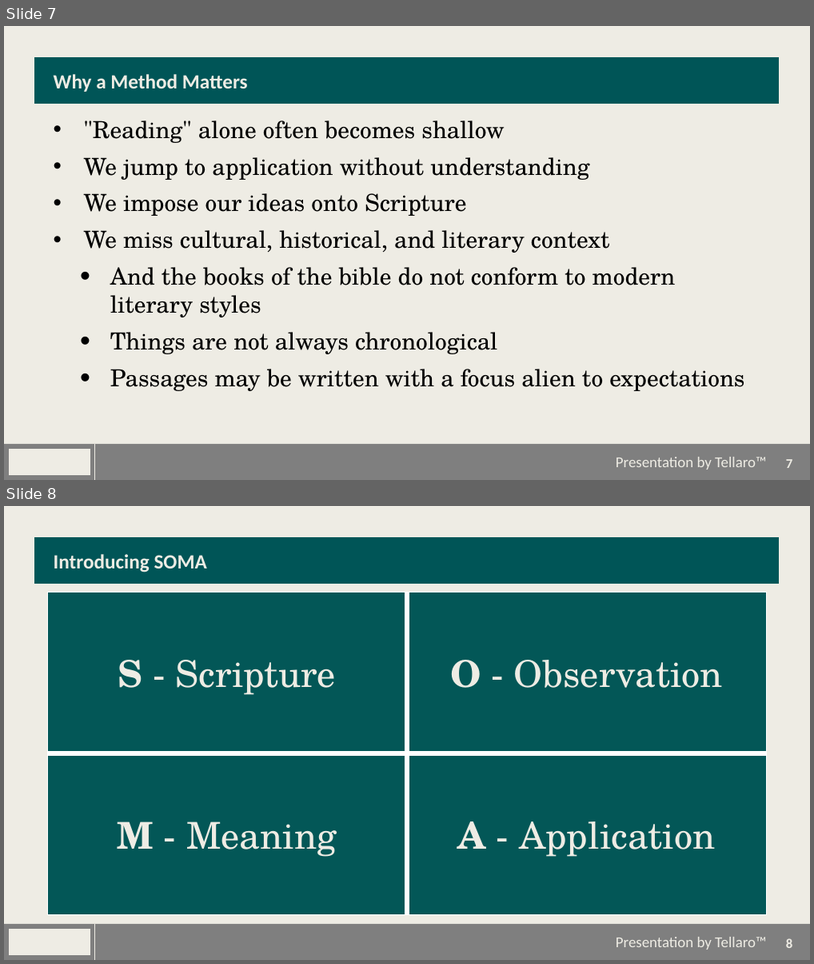
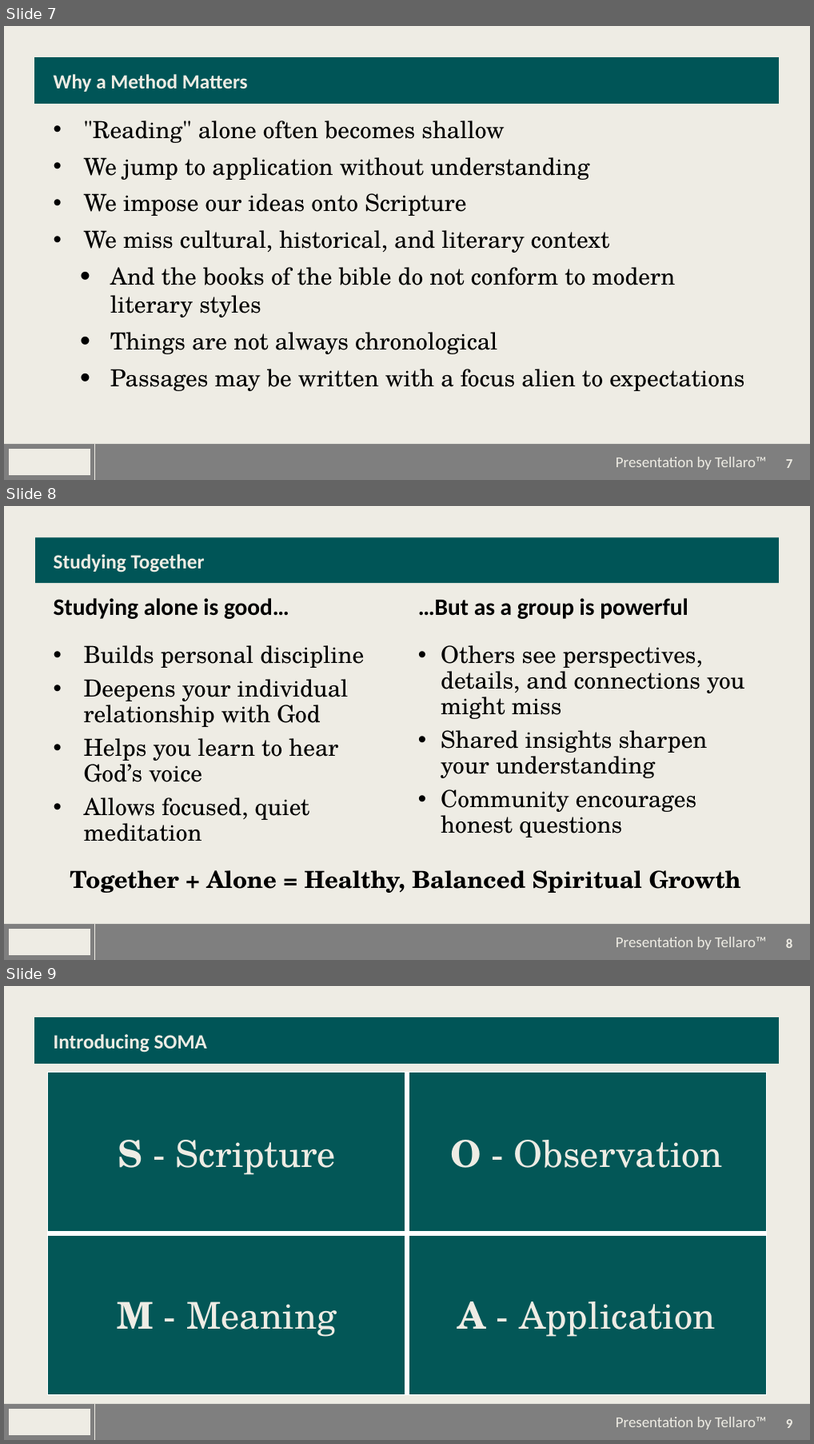
Before and after one commit to JustinHendersonSMAPPER/PersonalPresentations, a slide deck: How to Study the Bible.pptx. Shown one above the other, each under a label of ours: slides 7 and 8 before the commit, slides 7, 8 and 9 after it. The pictures are 814x964 and 814x1444 pixels, drawn with LibreOffice and Linux fonts; fonts in the diff are those of the drawing; background and template pictures are left out. Boxes give left, top, right and bottom in pixels: in the first picture for what was removed or moved away, otherwise in the second. Text is boxed around its words. In the diff, an @@ line names an element or a change of style, - is before the commit and + after.

```diff
--- a/How to Study the Bible.pptx
+++ b/How to Study the Bible.pptx
@@ slide 8 added at (4, 506, 810, 960), background #EEECE4; not listed: 5 template elements that a slide beside it also shows @@
@@ rectangle added at (35, 537, 779, 583), fill #005557 @@
@@ title added at (54, 554, 205, 572), 24 pt, text #EEECE4, bold @@
+Studying Together
@@ text added at (54, 598, 290, 619), 28 pt, text #000000, bold @@
+Studying alone is good…
@@ text added at (418, 598, 689, 619), 28 pt, text #000000, bold @@
+…But as a group is powerful
@@ text added at (84, 645, 364, 841), 28 pt, text #000000 @@
+• Builds personal discipline
+• Deepens your individual relationship with God
+• Helps you learn to hear God’s voice
+• Allows focused, quiet meditation
@@ text added at (441, 645, 746, 837), 28 pt, text #000000 @@
+• Others see perspectives, details, and connections you might miss
+• Shared insights sharpen your understanding
+• Community encourages honest questions
@@ text added at (70, 870, 742, 892), 28 pt, text #000000, bold @@
+Together + Alone = Healthy, Balanced Spiritual Growth
@@ what was slide 8 is now slide 9 @@
@@ page number at (786, 1419, 793, 1428): text changed @@
-8
+9
```
Also in this commit, not shown: 1 slide changed, 3 other slides added.
